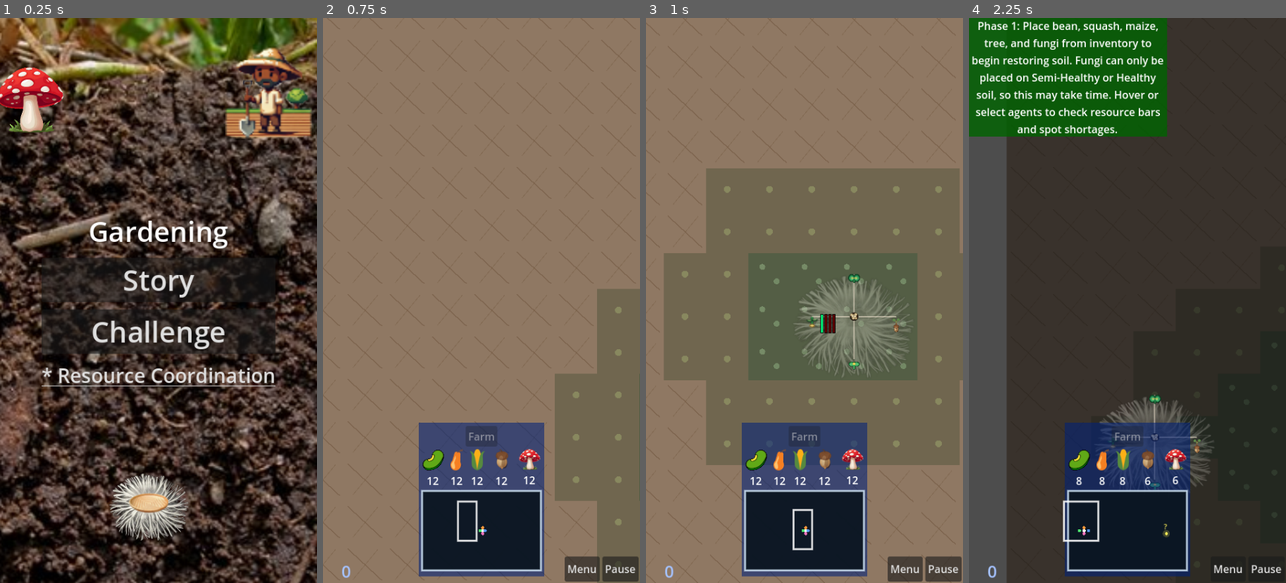
Above: before the commit, frames 1-4 (left to right).
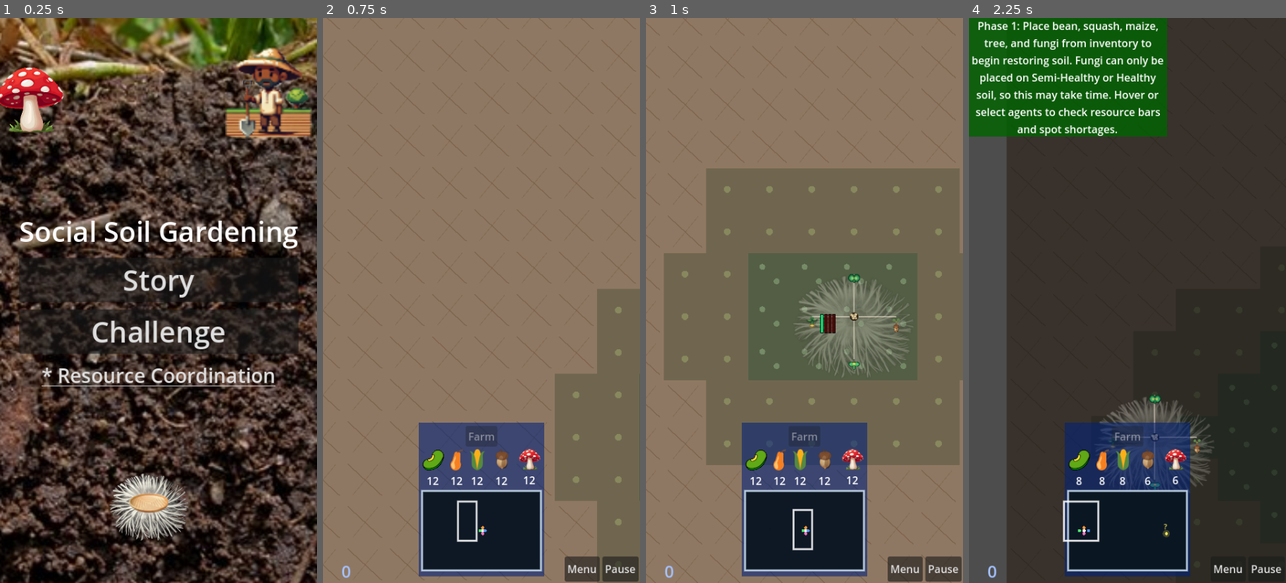
Above: after the commit, the same moments.

Repository: grassrootseconomics/mycofig
Game: Godot game, scene res://scenes/title_screen.tscn
Two runs of this game, one before a commit and one after it. Both use one fixed random seed, a clock stepped at 60 frames per second and the inputs below.
Inputs:
- Up to frame 1 (0.25 s): no input
- Up to frame 2 (0.75 s): click "Challenge" at 0.5 s
- Up to frame 3 (1 s): no input
- Up to frame 4 (2.25 s): click "Menu" at 1.25 s; click "Story" at 2 s

The runs differ from the first frame. In frame 1, 2.6% of the frame differs, in the area x 6-95%, y 35-60%; in frame 2, nothing differs; in frame 3, nothing differs; in frame 4, nothing differs.

Commit message:
Branding: rename app title to Social Soil Gardening

Diff:
--- a/scenes/level.gd
+++ b/scenes/level.gd
@@ -977,7 +977,7 @@
 	_mute_runtime_audio_if_headless()
 	_setup_perf_monitor()
 	Global.prevent_auto_select = false
-	DisplayServer.window_set_title("Plants Gardening")
+	DisplayServer.window_set_title("Social Soil Gardening")
 	_ambient_tree_audio_base_db = $BirdLong.volume_db
 	$BirdLong.volume_db = AMBIENT_TREE_AUDIO_SILENT_DB
 	if not _is_headless_runtime():
--- a/scenes/sociallevel.gd
+++ b/scenes/sociallevel.gd
@@ -219,7 +219,7 @@
 	_mute_runtime_audio_if_headless()
 	_setup_perf_monitor()
 	Global.prevent_auto_select = false
-	DisplayServer.window_set_title("People Gardening")
+	DisplayServer.window_set_title("Social Soil Gardening")
 	if not _is_headless_runtime():
 		$BirdLong.play()
 	var world = _get_world_foundation()
--- a/scenes/title_screen.gd
+++ b/scenes/title_screen.gd
@@ -20,7 +20,7 @@
 
 
 func _ready():
-	DisplayServer.window_set_title("Plants Gardening")
+	DisplayServer.window_set_title("Social Soil Gardening")
 	Global.score = 0
 	$CenterContainer/BG.modulate.a = 1
 	$CenterContainer/BG2.modulate.a = 0
--- a/scenes/title_screen.tscn
+++ b/scenes/title_screen.tscn
@@ -68,7 +68,7 @@
 [node name="Label" type="Label" parent="CenterContainer/VBoxContainer"]
 layout_mode = 2
 theme_override_font_sizes/font_size = 42
-text = "Gardening"
+text = "Social Soil Gardening"
 horizontal_alignment = 1
 
 [node name="HBoxContainer" type="HBoxContainer" parent="CenterContainer/VBoxContainer"]
